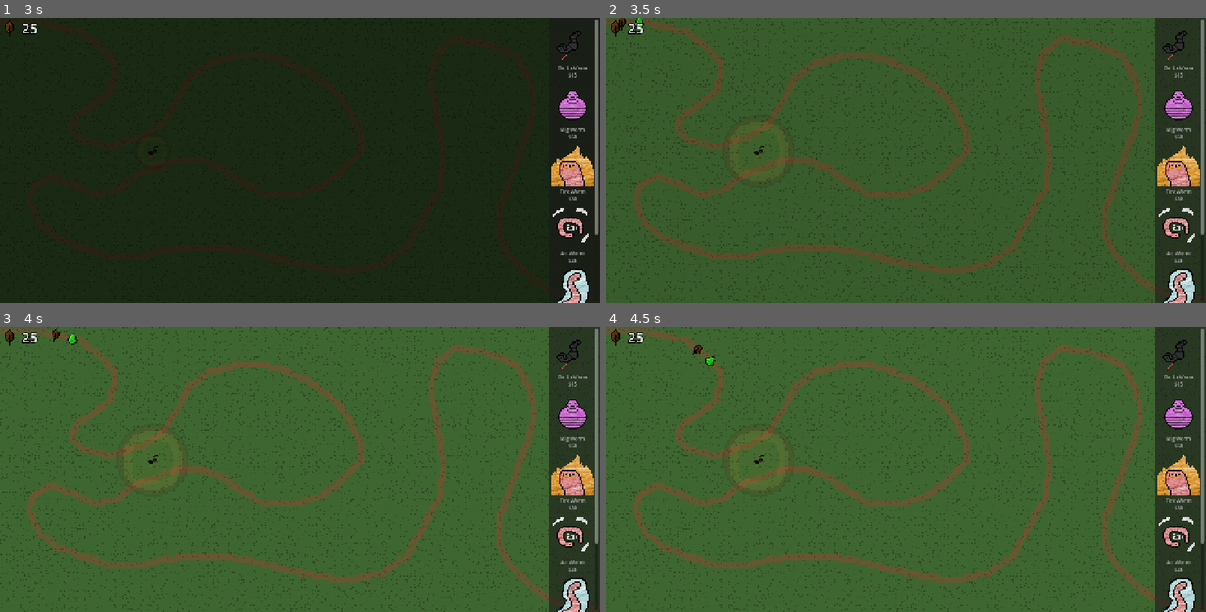
Above: before the commit, frames 1-4 (two rows, left to right).
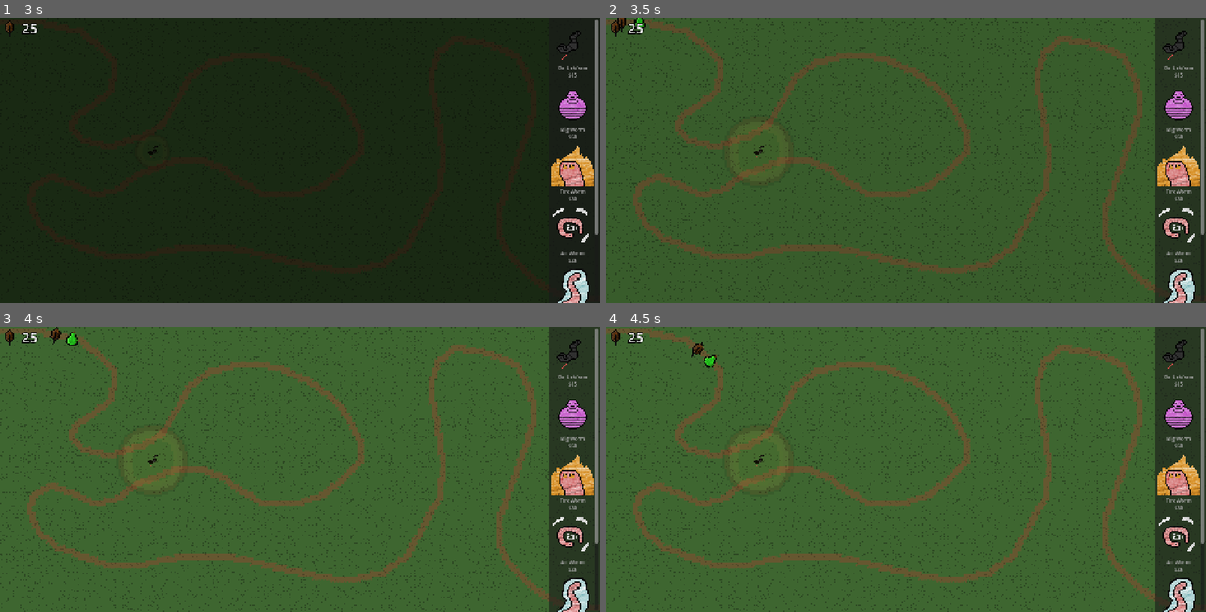
Above: after the commit, the same moments.

Repository: ecclepe-droid/compost-defender
Game: Godot game, scene res://Scenes/game_user_interface.tscn
Same seed, same stepped clock (60 frames per second), same inputs: the game is played once before the commit and once after it. The engine's default icon, where the game draws it, is replaced by a stand-in: a white triangle on a blue panel in a dark square.
Inputs (mouse positions are in pixels of both pictures, inside the frame that each line leads up to):
- Up to frame 1 (3 s): click "Play Game" at 0.5 s; click "Play Game" at 1.25 s; click "Level 1" at 2 s; move the mouse to (300, 160) at 2.77 s; press the mouse at (300, 160) at 2.78 s
- Up to frame 2 (3.5 s): no input
- Up to frame 3 (4 s): move the mouse to (180, 483) at 3.52 s; release the mouse at (180, 483) at 3.53 s; click (180, 483) at 3.6 s
- Up to frame 4 (4.5 s): move the mouse to (966, 406) at 4.27 s; press the mouse at (966, 406) at 4.28 s

Frame 1 is identical in both runs. In frame 2, less than 0.1% of the frame differs, in the area x 1-7%, y 0-5%; in frame 3, less than 0.1%; in frame 4, 0.1%, in the area x 14-19%, y 5-15%.

Commit message:
Fix Minor Warning MEssage

Diff:
--- a/compost-defender/Scripts/Enemies/enemy.gd
+++ b/compost-defender/Scripts/Enemies/enemy.gd
@@ -28,7 +28,7 @@
 
 func _ready() -> void:
 	max_health *= Globals.health_multiplier
-	scale *= max_health / 10
+	scale *= max_health / 10.0
 	actual_speed = speed * DEFAULT_SPEED_MULTIPLIER
 	health = max_health
 	fire_stacks = 0
